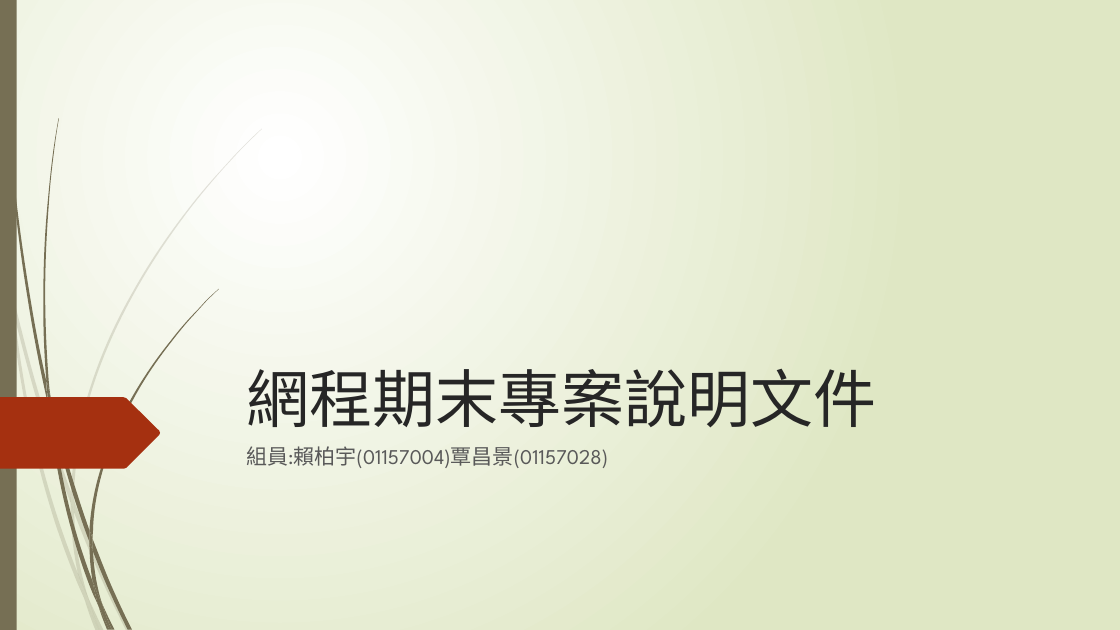
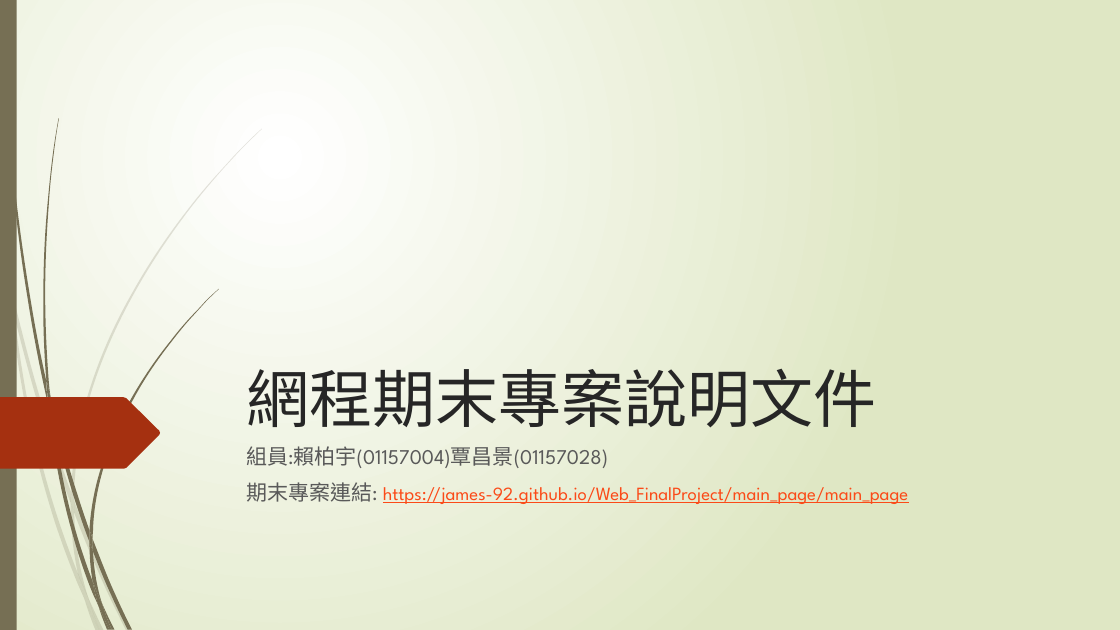
Before and after one commit to james-92/Web_FinalProject, a slide deck: slide 1 of 01157004+01157028.pptx. Drawn at 1120x630 pixels with LibreOffice and Linux fonts; fonts in the diff are those of the drawing. Boxes give left, top, right and bottom in pixels: in the first picture for what was removed or moved away, otherwise in the second. Text is boxed around its words. In the diff, an @@ line names an element or a change of style, - is before the commit and + after.

```diff
--- a/01157004+01157028.pptx
+++ b/01157004+01157028.pptx
@@ subtitle at box(246, 482, 908, 504): paragraph added @@
+期末專案連結: https://james-92.github.io/Web_FinalProject/main_page/main_page
```
Also in this commit, not shown: 1 other slide changed, 1 slide added.
